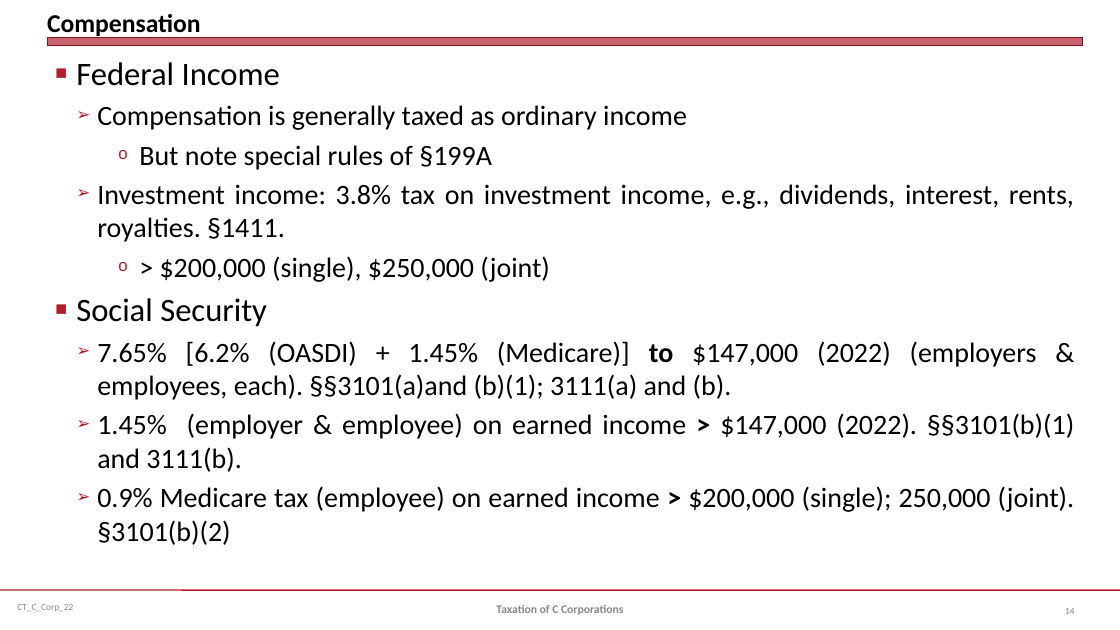
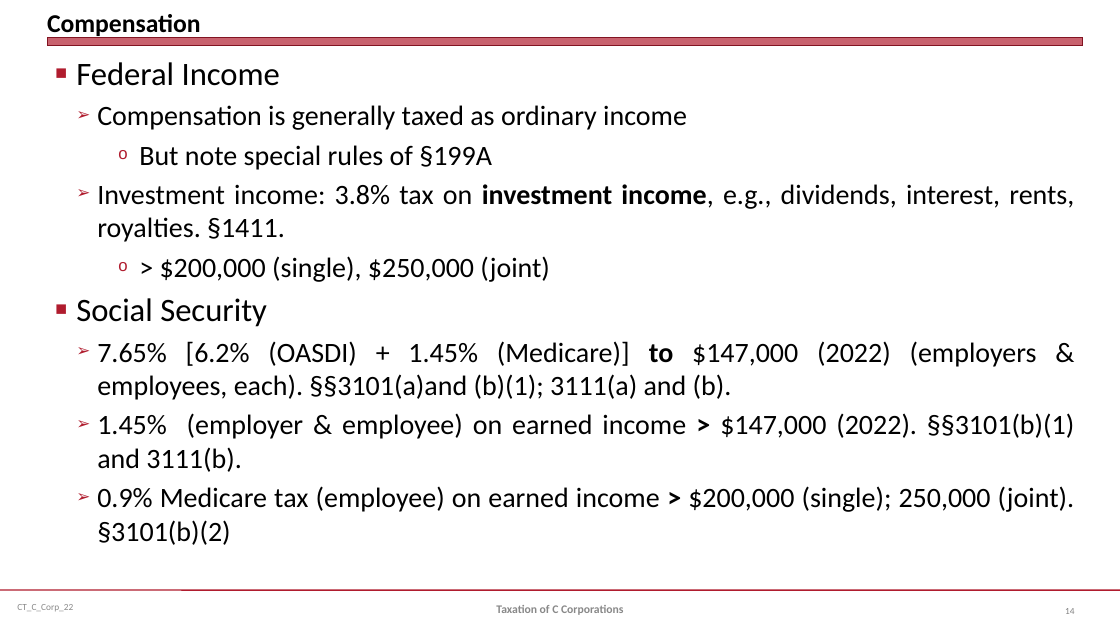
Before and after one commit to jmc877/Corporate-Tax, a slide deck: slide 14 of slides/CT_C_Corp_22.pptx. Drawn at 1120x630 pixels with LibreOffice and Linux fonts; fonts in the diff are those of the drawing. Boxes give left, top, right and bottom in pixels: in the first picture for what was removed or moved away, otherwise in the second. Text is boxed around its words. In the diff, an @@ line names an element or a change of style, - is before the commit and + after.

```diff
--- a/slides/CT_C_Corp_22.pptx
+++ b/slides/CT_C_Corp_22.pptx
@@ text at [97, 184, 1074, 242]: bold on in "investment income," @@
```
Also in this commit, not shown: 2 other slides changed.
